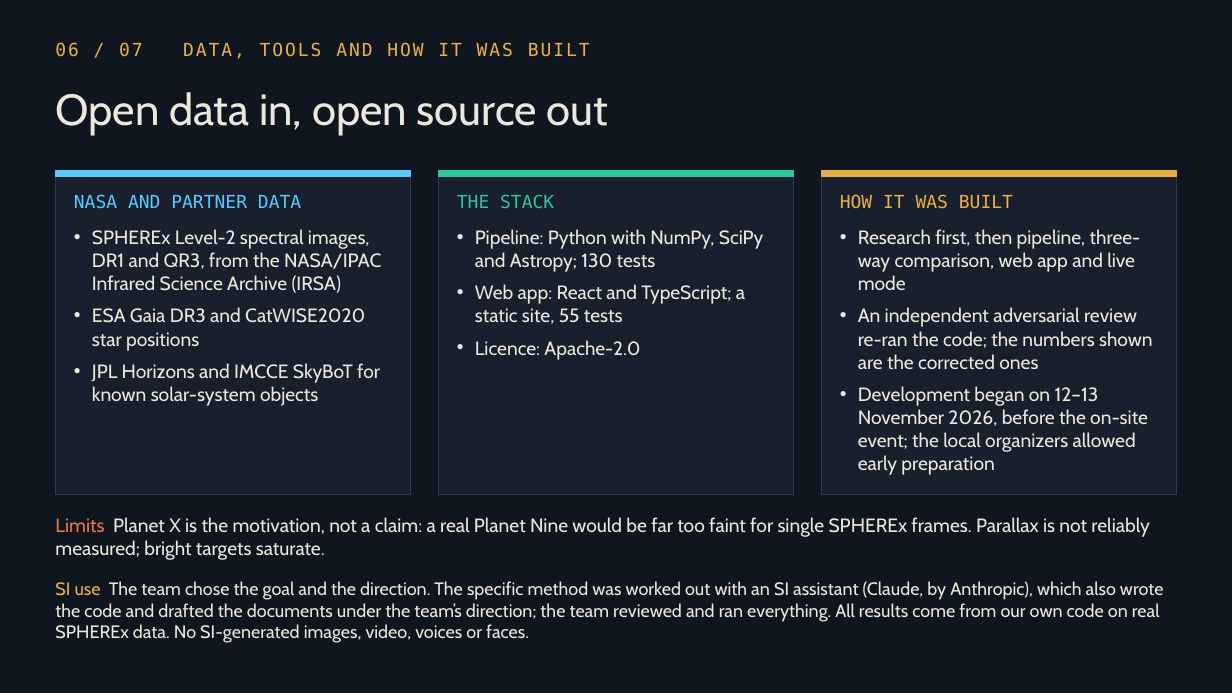
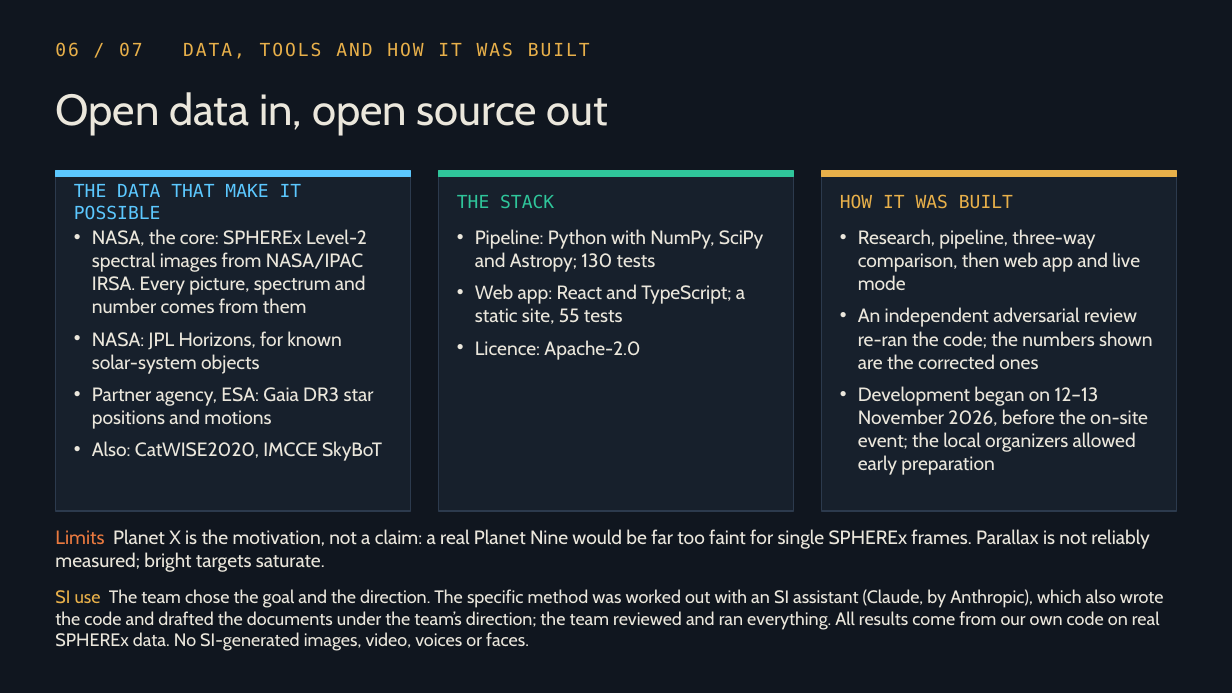
Before and after one commit to abed-r-j/parallax-spherex, a slide deck: slide 6 of presentation/ParallaX_ZENITH_LABS.pptx. Drawn at 1232x693 pixels with LibreOffice and Linux fonts; fonts in the diff are those of the drawing. Boxes give left, top, right and bottom in pixels: in the first picture for what was removed or moved away, otherwise in the second. Text is boxed around its words. In the diff, an @@ line names an element or a change of style, - is before the commit and + after.

```diff
--- a/presentation/ParallaX_ZENITH_LABS.pptx
+++ b/presentation/ParallaX_ZENITH_LABS.pptx
@@ rectangle: place and size @@
-rectangle at <box>55,171,410,494</box>
+rectangle at <box>55,171,410,511</box>
@@ rectangle: place and size @@
-rectangle at <box>438,171,793,494</box>
+rectangle at <box>438,171,793,511</box>
@@ rectangle: place and size @@
-rectangle at <box>822,171,1177,494</box>
+rectangle at <box>822,171,1177,511</box>
@@ text at <box>74,184,302,220</box>: text changed @@
-NASA AND PARTNER DATA
+THE DATA THAT MAKE IT POSSIBLE
@@ text at <box>92,229,382,461</box>: text changed @@
-• SPHEREx Level-2 spectral images, DR1 and QR3, from the NASA/IPAC Infrared Science Archive (IRSA)
-• ESA Gaia DR3 and CatWISE2020 star positions
-• JPL Horizons and IMCCE SkyBoT for known solar-system objects
+• NASA, the core: SPHEREx Level-2 spectral images from NASA/IPAC IRSA. Every picture, spectrum and number comes from them
+• NASA: JPL Horizons, for known solar-system objects
+• Partner agency, ESA: Gaia DR3 star positions and motions
+• Also: CatWISE2020, IMCCE SkyBoT
@@ text "Pipeline: Python with NumPy, SciPy ..." rewrapped from <box>475,229,764,360</box> to <box>475,229,764,324</box> @@
@@ text at <box>858,229,1140,290</box>: text changed @@
-• Research first, then pipeline, three-way comparison, web app and live mode
+• Research, pipeline, three-way comparison, then web app and live mode
@@ text "Limits Planet X is the ...": place and size @@
-text "Limits Planet X is the ..." at <box>55,517,1149,560</box>
+text "Limits Planet X is the ..." at <box>55,529,1149,572</box>
@@ text "SI use The team chose ...": place and size @@
-text "SI use The team chose ..." at <box>55,581,1164,643</box>
+text "SI use The team chose ..." at <box>55,589,1164,651</box>
```
Also in this commit, not shown: 1 other slide changed, 46 other files.
